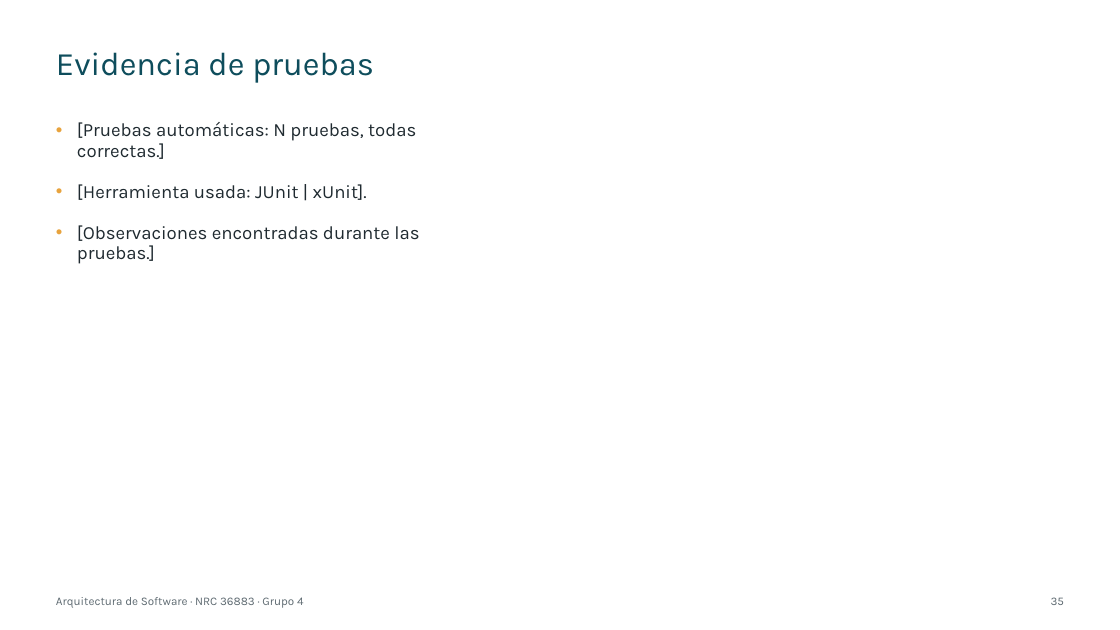
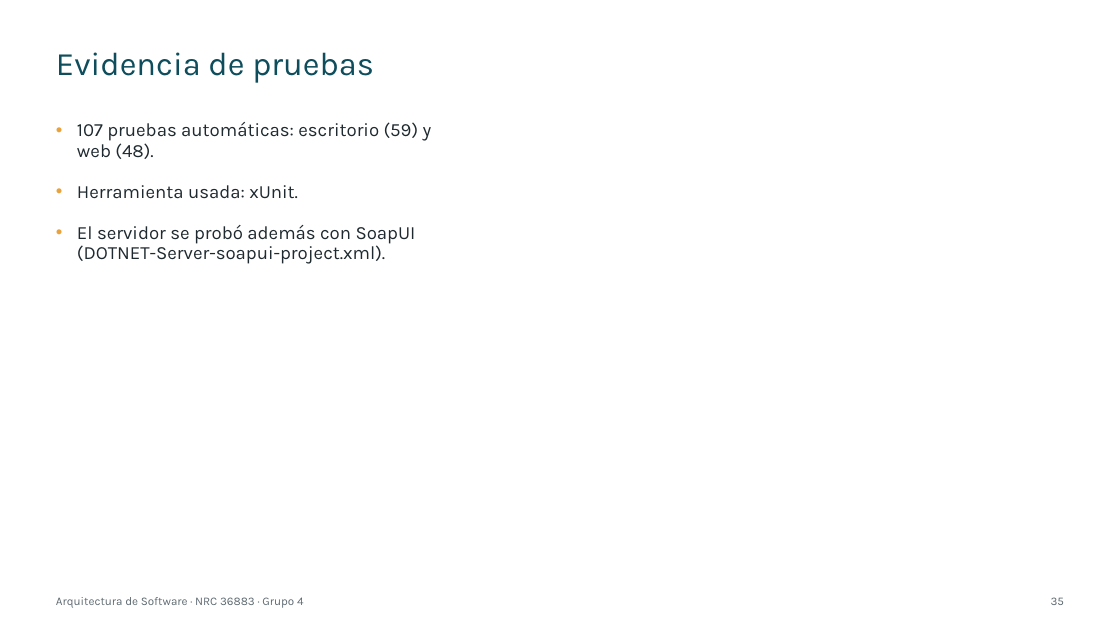
Before and after one commit to IMarcusDev/TI.1.2.-PAO202651_SOAP_DOTNET_SINBDD_NRC_36883_GR04, a slide deck: slide 35 of 05. DOCUMENTACION/PRESENTACION TI.1.2. SOAP sin BDD en DOTNET GR4.pptx. Drawn at 1120x630 pixels with LibreOffice and Linux fonts; fonts in the diff are those of the drawing. Boxes give left, top, right and bottom in pixels: in the first picture for what was removed or moved away, otherwise in the second. Text is boxed around its words. In the diff, an @@ line names an element or a change of style, - is before the commit and + after.

```diff
--- a/05. DOCUMENTACION/PRESENTACION TI.1.2. SOAP sin BDD en DOTNET GR4.pptx
+++ b/05. DOCUMENTACION/PRESENTACION TI.1.2. SOAP sin BDD en DOTNET GR4.pptx
@@ text at box(77, 122, 432, 264): text changed @@
-• [Pruebas automáticas: N pruebas, todas correctas.]
-• [Herramienta usada: JUnit | xUnit].
-• [Observaciones encontradas durante las pruebas.]
+• 107 pruebas automáticas: escritorio (59) y web (48).
+• Herramienta usada: xUnit.
+• El servidor se probó además con SoapUI (DOTNET-Server-soapui-project.xml).
```
Also in this commit, not shown: 27 other slides changed.
